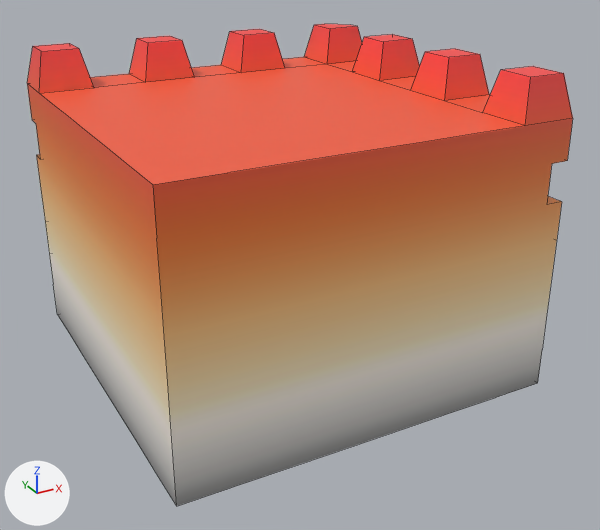
Renders of the FBX model Assets/Models/TileSets/Tileset 1/sFort5.001.fbx from each side of a commit.
Both versions are drawn from a 50 mm camera at (-0.943, -1.837, 0.904) aimed at (0.025, -0.077, 0.024). Arrows for +X, +Y and +Z are at lower left; the lights stay in place. Mesh edges are drawn as thin lines. Where no turn or scale is listed for an object, it has been applied to the vertices.

Objects in the first picture: 'sFort5.001'.
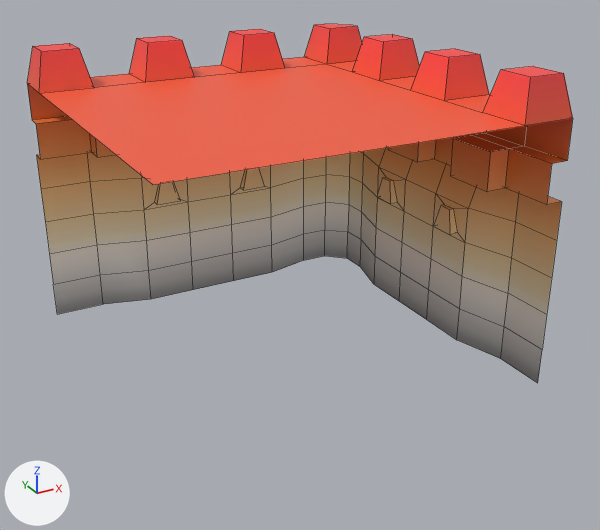
Changed parts and their boxes (x1, y1, x2, y2) in the pictures (600 x 530 px):
'sFort5.001', reshaped (25% shorter)
    before: (27, 24, 573, 506)
    after: (27, 24, 573, 383)
part 1 of me_cube_066, deleted
    before: (27, 84, 573, 506)

What the commit changed:
me_cube_066 is used by ob_sfort5_001; location (0.0, 0.0, 0.0).
me_cube_066 had 288 vertices, 237 faces and spanned x -0.5..0.5, y -0.5..0.5, z -0.25..0.55.
me_cube_066 now has 269 vertices, 234 faces and spans x -0.5..0.5, y -0.5..0.5, z -0.25..0.55.
Part 1, on me_cube_066:
19 vertices are removed from x -0.5..0.357, y -0.5..0.357, z -0.25..0.35.
3 faces are deleted.
